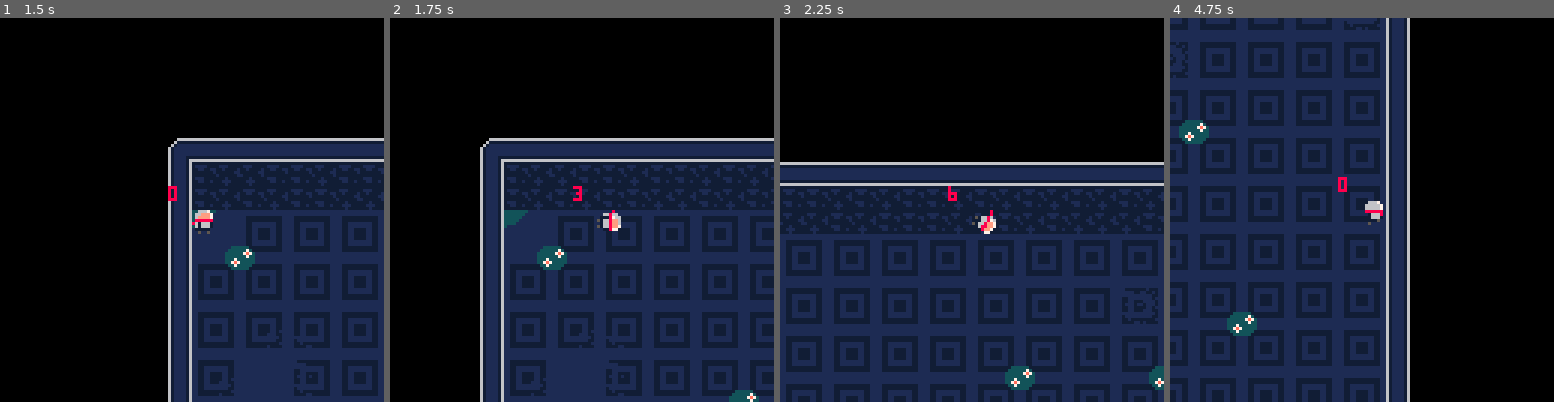
Above: before the commit, frames 1-4 (left to right).
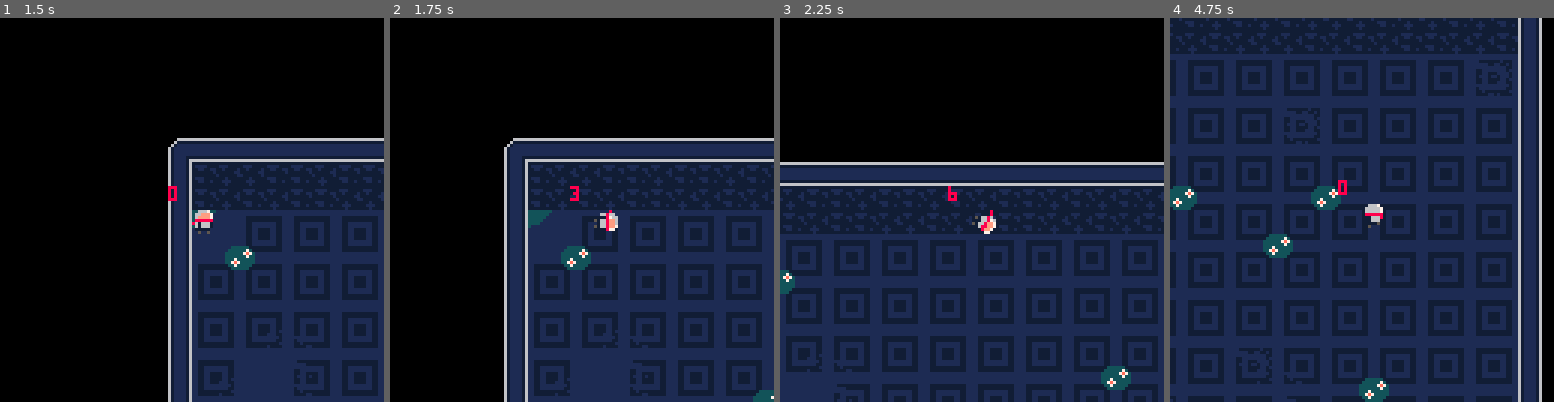
Above: after the commit, the same moments.

Repository: Nirsu/Abyssal-Quest
Game: PICO-8 cartridge abyssal_quest.p8
The game is run twice, just before and just after one commit, with the same random seed, the same clock (stepped at 60 frames per second) and the same inputs.
Inputs:
- Up to frame 1 (1.5 s): tap X (X key) at 0.33, 1.07 s; tap O (Z key) at 0.7 s
- Up to frame 2 (1.75 s): hold Right from 1.6 s (still down); tap O (Z key) at 1.7 s
- Up to frame 3 (2.25 s): tap X (X key) at 1.85 s; release Right at 2.1 s; tap O (Z key) at 2.1 s; hold Up from 2.15 s (still down)
- Up to frame 4 (4.75 s): release Up at 2.42 s; hold Right 2.47-3.03 s; tap O (Z key) every 0.4 s from 2.5 to 4.5 s; tap X (X key) at 2.97, 4.08 s; hold Left 3.08-3.58 s; hold Down 3.63-3.97 s; hold Right 4.02-4.68 s; hold Up from 4.73 s (still down)

Frame 1 is identical in both runs. In frame 2, 24% of the frame differs, in the area x 23-100%, y 31-100%; in frame 3, 2.8%; in frame 4, 66%, in the area x 0-97%, y 0-100%.

Commit message:
[FIX]: dodging

Diff:
--- a/abyssal_quest.p8
+++ b/abyssal_quest.p8
@@ -43,16 +43,18 @@
   p = {
     x=8,
     y=24,
-    speed=3,
+    speed=2,
     -- flip sprite horizontally
     flip = false,
     -- Sprite to draw, sprite frames to use, speed of animation (between 0 == fast and 1 == slow), ticks since last frame
     idle = 1,
     running = {sprite = 2, frames = {2, 3, 4}, speed = 0.1, ticks = 0},
     running_up = {sprite = 5, frames = {5, 6}, speed = 0.1, ticks = 0},
-    dodging = {sprite = 17, frames = {17, 18, 19, 20}, speed = 0.1, ticks = 0},
+    -- TODO: FIX THIS, and make it work like the other animations
+    --dodging = {sprite = 17, frames = {17, 18, 19, 20}, speed = 0.1, ticks = 0},
 
     timer_dodge = 0,
+    dodge_max_cooldown=50,
     can_roll=true,
   }
 
@@ -139,18 +141,19 @@
 end
 
 function update_dodging()
-  p_dodging = false
-
-  if p.timer_dodge>0 and p.timer_dodge<12 then
-    p.timer_dodge+=1
-    p.can_roll = false
-    p.speed = 5
-    p_dodging = true
+	p_dodging = false
+  p.speed = 2
+	if p.timer_dodge>0 and p.timer_dodge<p.dodge_max_cooldown and p_moving then
+		p.timer_dodge+=1
+    if p.timer_dodge<12 then
+      p.can_roll = false
+      p.speed = 4
+      p_dodging = true
+    end
   else
     p.timer_dodge=0
-    p.speed = 3
     p.can_roll = true
-  end
+ end
 end
 
 -->8
